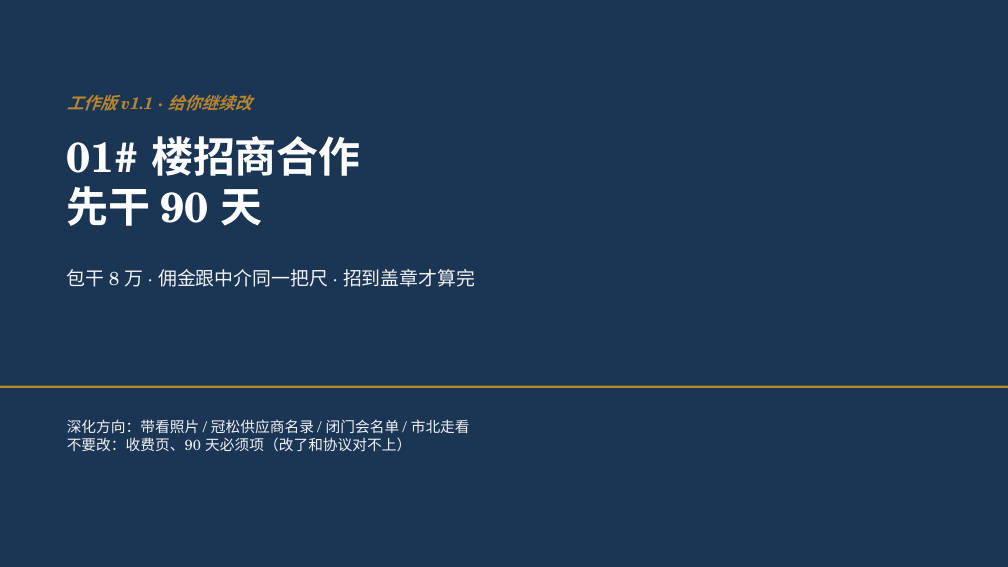
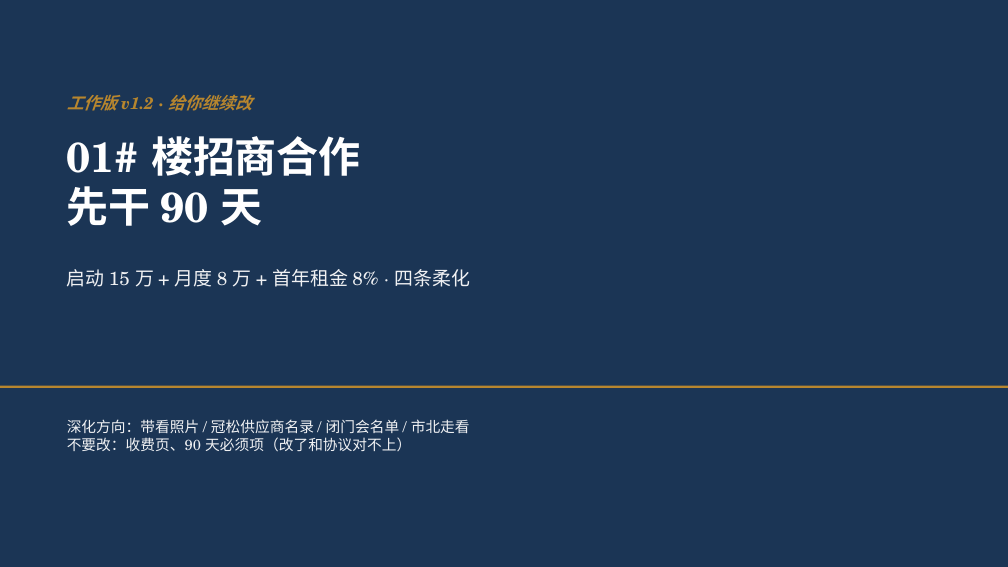
Before and after one commit to hujigang2010-maker/AIDEN, a slide deck: slide 1 of docs/advisory/deck/冠松01楼-招商合作-工作版.pptx. Drawn at 1008x567 pixels with LibreOffice and Linux fonts; fonts in the diff are those of the drawing. Boxes give left, top, right and bottom in pixels: in the first picture for what was removed or moved away, otherwise in the second. Text is boxed around its words. In the diff, an @@ line names an element or a change of style, - is before the commit and + after.

```diff
--- a/docs/advisory/deck/冠松01楼-招商合作-工作版.pptx
+++ b/docs/advisory/deck/冠松01楼-招商合作-工作版.pptx
@@ text at [67, 95, 252, 111]: text changed @@
-工作版 v1.1 · 给你继续改
+工作版 v1.2 · 给你继续改
@@ text at [67, 269, 470, 287]: text changed @@
-包干 8 万 · 佣金跟中介同一把尺 · 招到盖章才算完
+启动 15 万 + 月度 8 万 + 首年租金 8% · 四条柔化
```
Also in this commit, not shown: 11 other slides changed, 11 other files.
